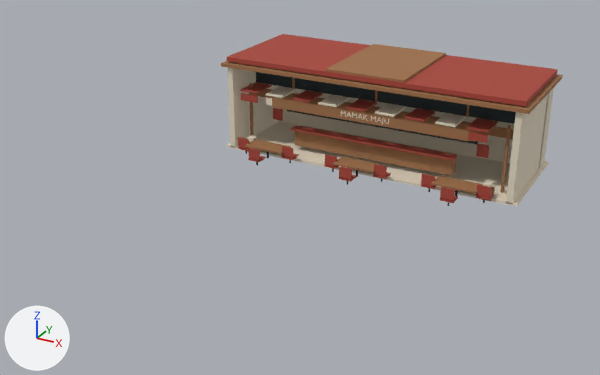
Before and after pictures for a commit that changed the glTF model public/assets/models/environment/LM_ENV_MamakMaju.glb.
Before and after are seen from a 50 mm camera at (30.9, -72.6, 31.4) aimed at (-0.6, -15.4, 2.7). Every picture has the same lights, and +X, +Y and +Z are marked at lower left. The first picture is the older version. Vertices at exactly the same position are counted once.

In view in the first picture: 'LM_ENV_MamakMaju'.
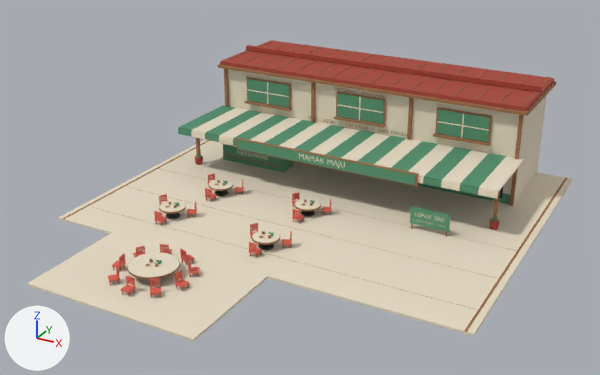
Edits to the bpy script that builds the scene:
```text
Add mat_lm_plastic_red:
    mat_lm_plastic_red = principled_material('LM_Plastic_Red')
    mat_lm_plastic_red.base_color = (0.716, 0.117, 0.0723)  # red #dc604c
    mat_lm_plastic_red.roughness = 0.65
Add mat_lm_leaf_green:
    mat_lm_leaf_green = principled_material('LM_Leaf_Green')
    mat_lm_leaf_green.base_color = (0.0865, 0.275, 0.153)  # green #538f6d
    mat_lm_leaf_green.roughness = 0.9
Change me_lm_env_mamakmaju_mesh:
    used by ob_lm_env_mamakmaju; location = (0.0, 0.0, 0.0)
    remove me_lm_env_mamakmaju_mesh.from_pydata(...)  # 730 vertices, 1020 faces; spans x -15.6..15.6, y -7.7..7.6, z 0.0..9.9
    add me_lm_env_mamakmaju_mesh.from_pydata(...)  # 6534 vertices, 10072 faces; spans x -18.5..18.5, y -35.5..5.2, z 0.0..9.9
    me_lm_env_mamakmaju_mesh part 1: a new loose piece, a box spanning x -18.5..18.5, y -26.0..4.0, z 0.0..0.2, in mat_lm_wall_cream (pale yellow #e8dcc5)
    me_lm_env_mamakmaju_mesh part 2: a new loose piece, a box spanning x -12.5..2.5, y -35.5..-26.0, z 0.0..0.2, in mat_lm_wall_cream (pale yellow #e8dcc5)
    me_lm_env_mamakmaju_mesh part 3: the loose piece of 8 vertices spanning x -9.3..-9.1, y -1.1..-0.9, z 6.4..8.6 is moved by (-0.8, -3.8, -0.7), in mat_lm_wall_cream (pale yellow #e8dcc5)
    me_lm_env_mamakmaju_mesh part 4: a new loose piece, a box spanning x -12.375..-7.625, y -4.845..-4.795, z 6.8..6.9, in mat_lm_wall_cream (pale yellow #e8dcc5)
    me_lm_env_mamakmaju_mesh part 5: the loose piece of 8 vertices spanning x -0.1..0.1, y -1.1..-0.9, z 6.4..8.6 is moved by (0.0, -3.8, -0.7), in mat_lm_wall_cream (pale yellow #e8dcc5)
    me_lm_env_mamakmaju_mesh part 6: a new loose piece, a box spanning x -2.375..2.375, y -4.845..-4.795, z 6.8..6.9, in mat_lm_wall_cream (pale yellow #e8dcc5)
    me_lm_env_mamakmaju_mesh part 7: the loose piece of 8 vertices spanning x 9.1..9.3, y -1.1..-0.9, z 6.4..8.6 is moved by (0.8, -3.8, -0.7), in mat_lm_wall_cream (pale yellow #e8dcc5)
    me_lm_env_mamakmaju_mesh part 8: a new loose piece, a box spanning x 7.625..12.375, y -4.845..-4.795, z 6.8..6.9, in mat_lm_wall_cream (pale yellow #e8dcc5)
    me_lm_env_mamakmaju_mesh part 9: 72 loose pieces with 582 vertices, spanning x -15.6..15.6, y -7.7..7.6, z 0.0..9.9, are deleted
    me_lm_env_mamakmaju_mesh part 10: 32 vertices removed from x -15.4..15.4, y -4.3..7.3, z 0.0..9.0; 6138 vertices added at x -18.0..18.0, y -33.4..5.2, z 0.0..9.9
    other edits to the shape of me_lm_env_mamakmaju_mesh do not show in these pictures
    add me_lm_env_mamakmaju_mesh.materials.append(mat_lm_leaf_green)  # green #538f6d
    add me_lm_env_mamakmaju_mesh.materials.append(mat_lm_plastic_red)  # red #dc604c
```

Changed parts and their boxes [x1, y1, x2, y2] in the pictures (600 x 375 px; the box of a moved part takes in the faces that stretch with it):
'LM_ENV_MamakMaju', reshaped (59% wider, 75% taller)
    before: [221, 34, 563, 206]
    after: [27, 40, 573, 342]
part 1 of me_lm_env_mamakmaju_mesh, added (pale yellow)
    after: [58, 139, 573, 336]
part 2 of me_lm_env_mamakmaju_mesh, added (pale yellow)
    after: [27, 233, 268, 342]
part 3 of me_lm_env_mamakmaju_mesh, moved or reshaped
    before: [292, 78, 295, 89]
    after: [267, 82, 269, 104]
part 4 of me_lm_env_mamakmaju_mesh, added
    after: [247, 89, 289, 97]
part 5 of me_lm_env_mamakmaju_mesh, moved or reshaped
    before: [375, 90, 378, 102]
    after: [359, 97, 361, 120]
part 6 of me_lm_env_mamakmaju_mesh, added
    after: [337, 104, 383, 113]
part 7 of me_lm_env_mamakmaju_mesh, moved or reshaped
    before: [466, 105, 469, 117]
    after: [461, 113, 464, 138]
part 8 of me_lm_env_mamakmaju_mesh, added
    after: [437, 121, 489, 131]
part 9 of me_lm_env_mamakmaju_mesh, deleted
    before: [221, 34, 563, 206]
part 10 of me_lm_env_mamakmaju_mesh, built on
    before: [227, 68, 554, 206]
    after: [62, 40, 567, 332]
